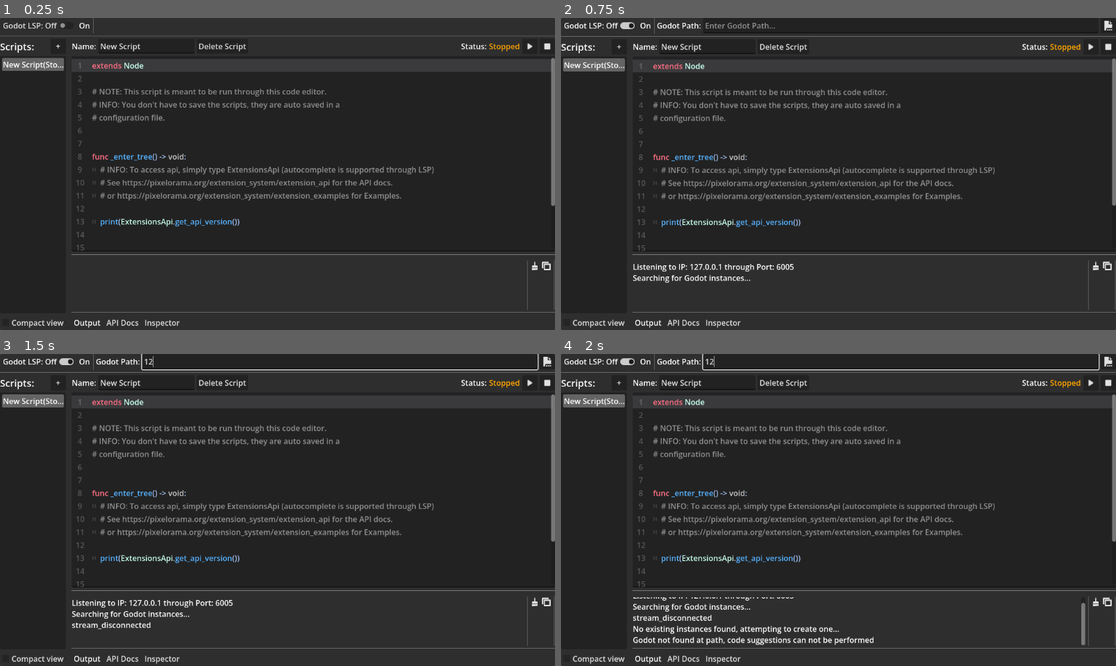
Above: before the commit, frames 1-4 (two rows, left to right).
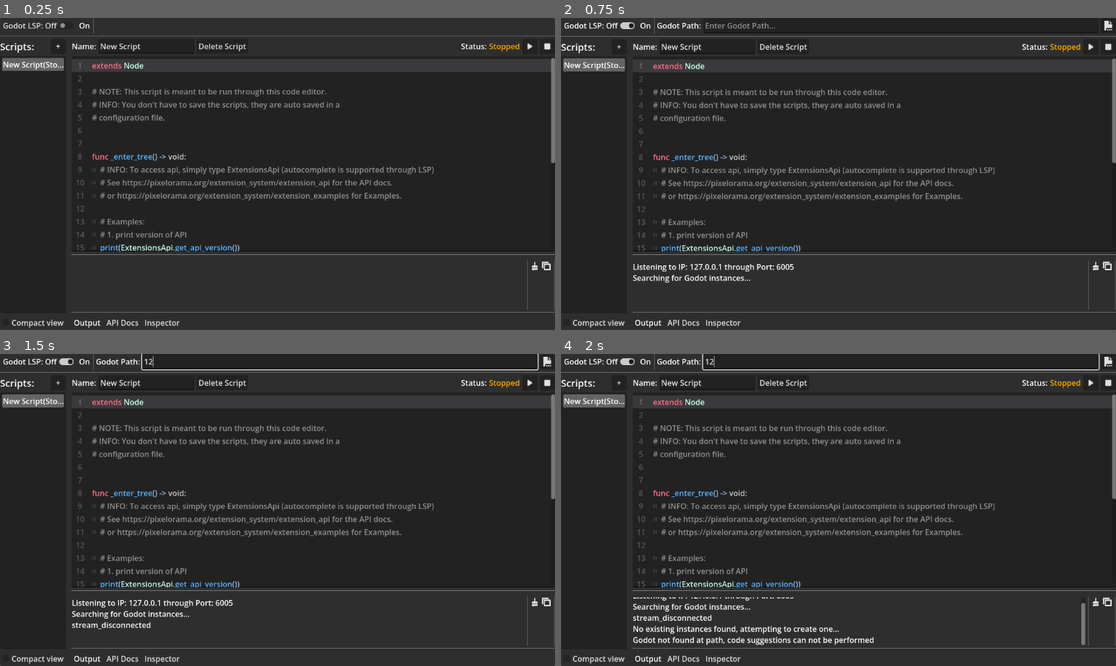
Above: after the commit, the same moments.

Repository: Variable-Interactive/Pixelorame-Ceramic
Game: Godot game, scene res://src/Extensions/Ceramic/CeramicEditor/Ceramic.tscn
The game is run twice, just before and just after one commit, with the same random seed, the same clock (stepped at 60 frames per second) and the same inputs.
Inputs (mouse positions are in pixels of both pictures, inside the frame that each line leads up to):
- Up to frame 1 (0.25 s): no input
- Up to frame 2 (0.75 s): click "Godot LSP: Off" at 0.5 s
- Up to frame 3 (1.5 s): click (338, 360) at 1.27 s; type "12" at 1.35 s
- Up to frame 4 (2 s): no input

The runs differ from the first frame. In frame 1, 0.8% of the frame differs, in the area x 16-100%, y 46-75%; in frame 2, 0.8%; in frame 3, 0.8%; in frame 4, 0.8%.

Commit message:
removed/changed somethings i missed

Diff:
--- a/src/Extensions/Ceramic/CeramicEditor/Ceramic.tscn
+++ b/src/Extensions/Ceramic/CeramicEditor/Ceramic.tscn
@@ -219,6 +219,7 @@
 
 [node name="HBoxContainer" type="HBoxContainer" parent="VBoxContainer/HSplitContainer/VBoxContainer/VSplitContainer/BottomPanels" unique_id=1073488148]
 layout_mode = 2
+size_flags_vertical = 3
 
 [node name="Output" type="HBoxContainer" parent="VBoxContainer/HSplitContainer/VBoxContainer/VSplitContainer/BottomPanels/HBoxContainer" unique_id=1628876127]
 unique_name_in_owner = true
--- a/src/Extensions/Ceramic/CeramicEditor/Classes/VirtualScript.gd
+++ b/src/Extensions/Ceramic/CeramicEditor/Classes/VirtualScript.gd
@@ -5,6 +5,8 @@
 ## Ceramic Specific feature:
 ## Adds a control element in the Inspector tab of the Ceramic editor (when the script is run).
 ## The added elements are auto removed when the script is stopped.
+## [br]
+## NOTE: The elements will be added to an HFlowContainer
 func add_inspector_item(control: Control) -> void:
 """
 const _ceramic_button_code := """
@@ -12,7 +14,6 @@
 func add_inspector_item(script_name: String, node: Node, button: Control) -> void:
 	if not _inspector_element_holder_node:
 		var _sections_container := get_tree().get_first_node_in_group("ElementsContainer")
-		print(_sections_container)
 		var _new_section := VBoxContainer.new()
 		node.tree_exiting.connect(_new_section.queue_free)
 		var title := Label.new()
@@ -41,7 +42,15 @@
 	# See https://pixelorama.org/extension_system/extension_api for the API docs.
 	# or https://pixelorama.org/extension_system/extension_examples for Examples.
 
+	# Examples:
+	# 1. print version of API
 	print(ExtensionsApi.get_api_version())
+
+	# 2. Add a button to inspector that prints something when pressed
+	var button := Button.new()
+	button.text = "Hello"
+	button.pressed.connect(func(): print("Hello world"))
+	add_inspector_item(button)
 
 
 func _exit_tree() -> void:  # Extension is being uninstalled or disabled
@@ -85,5 +94,4 @@
 			search, "add_inspector_item(\"%s\", self," % name.replace("\"", "")
 		)
 		search = result.find("add_inspector_item", search + 1)
-	print()
 	return result + "\n" + _ceramic_button_code
